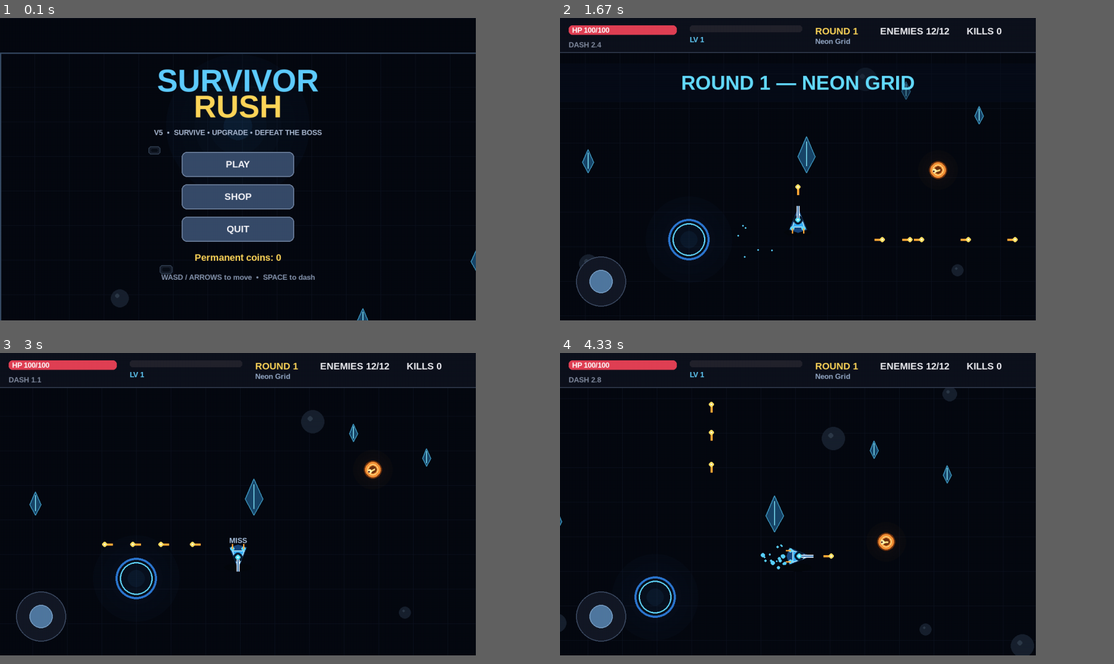
Above: before the commit, frames 1-4 (two rows, left to right).
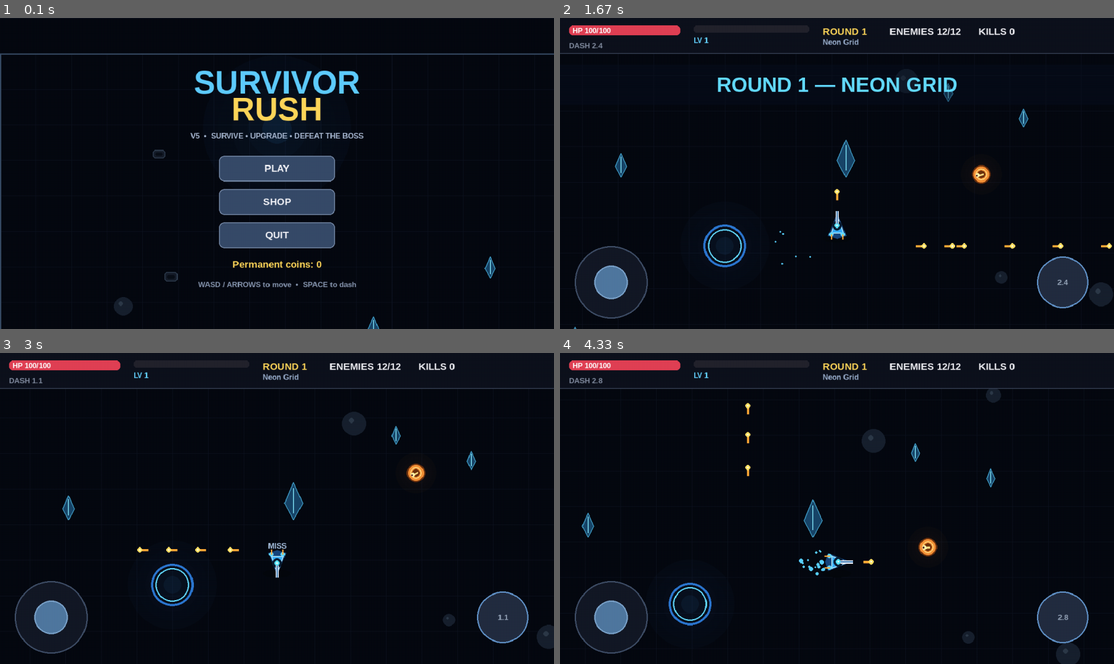
Above: after the commit, the same moments.

Repository: trx-sol/Survivor-Rush
Game: pygame game, started from main.py
Two runs of this game, one before a commit and one after it. Both use one fixed random seed, a clock stepped at 60 frames per second and the inputs below.
Inputs (mouse positions are in pixels of both pictures, inside the frame that each line leads up to):
- Up to frame 1 (0.1 s): no input
- Up to frame 2 (1.67 s): click (831, 164) at 0.38 s, where only the run before the commit has a clickable "PLAY"; press the mouse at (1030, 210) at 0.7 s; move the mouse to (958, 151) at 0.8 s; release the mouse at (886, 92) at 0.93 s; hold Right 1-1.47 s; move the mouse to (632, 179) at 1.03 s; tap Space at 1.07, 1.37, 1.57 s; hold Up from 1.5 s (still down); move the mouse to (820, 157) at 1.53 s
- Up to frame 3 (3 s): release Up at 1.8 s; hold Right 1.83-2.3 s; move the mouse to (343, 499) at 1.87 s; tap Space at 1.9, 2.2, 2.4, 2.7, 2.97 s; hold Left 2.33-2.87 s; move the mouse to (365, 464) at 2.37 s; hold Down from 2.9 s (still down); move the mouse to (232, 589) at 2.93 s
- Up to frame 4 (4.33 s): release Down at 3.2 s; hold Left 3.23-3.63 s; move the mouse to (715, 604) at 3.27 s; tap Space at 3.3, 3.6, 3.73, 4.13 s; hold Up 3.67-4.03 s; move the mouse to (892, 573) at 3.7 s; hold Right from 4.07 s (still down); move the mouse to (947, 418) at 4.1 s
The window is 773x492 before the commit and 900x506 after it. Grey fills any space a smaller window leaves; there, only what the larger window draws over its background counts as a difference.

The runs differ from the first frame. In frame 1, 11% of the frame differs, in the area x 0-100%, y 11-100%; in frame 2, 7.7%; in frame 3, 6.5%; in frame 4, 6.9%.

Commit message:
Enhance mobile resolution and touch controls
Refactor to support adaptive full-screen mobile resolution, including joystick and dash button adjustments. Implement touch controls for mobile gameplay.

Diff:
--- a/main.py
+++ b/main.py
@@ -21,10 +21,40 @@
 except Exception:
     pass
 
-WIDTH, HEIGHT = 1100, 700
+# ---------- adaptive full-screen mobile resolution ----------
+# Keep the existing game coordinate system, but widen the logical viewport
+# to exactly match the real device aspect ratio. This avoids letterbox bars
+# while preserving proportions. The final logical frame is scaled uniformly
+# to the display height.
+real_screen = pygame.display.set_mode((0, 0), pygame.FULLSCREEN)
+DISPLAY_W, DISPLAY_H = real_screen.get_size()
+if DISPLAY_W <= 0 or DISPLAY_H <= 0:
+    DISPLAY_W, DISPLAY_H = 1100, 700
+
+HEIGHT = 700
+DISPLAY_ASPECT = DISPLAY_W / max(1, DISPLAY_H)
+WIDTH = max(1000, round(HEIGHT * DISPLAY_ASPECT))
+
 WORLD_W, WORLD_H = 3200, 2200
 FPS = 60
 camera = pygame.Vector2(0, 0)
+
+_scale = DISPLAY_H / HEIGHT
+_scaled_size = (DISPLAY_W, DISPLAY_H)
+_blit_pos = (0, 0)
+
+def to_logical(px, py):
+    """Convert real-screen pixel coordinates into logical game coordinates."""
+    return px / _scale, py / _scale
+
+screen = pygame.Surface((WIDTH, HEIGHT))
+pygame.display.set_caption("Survivor Rush V6")
+clock = pygame.time.Clock()
+
+FONT = pygame.font.SysFont("arial", 22, bold=True)
+SMALL = pygame.font.SysFont("arial", 17, bold=True)
+BIG = pygame.font.SysFont("arial", 46, bold=True)
+TITLE = pygame.font.SysFont("arial", 72, bold=True)
 
 # ---------- worlds ----------
 # Distinct stages the game cycles through: each has its own map size, color
@@ -93,14 +123,6 @@
 ROUND_BOSS_TIME = 50.0
 BOSS_GUARD_RADIUS = 360.0
 PORTAL_RADIUS = 48.0
-screen = pygame.display.set_mode((WIDTH, HEIGHT))
-pygame.display.set_caption("Survivor Rush V5")
-clock = pygame.time.Clock()
-
-FONT = pygame.font.SysFont("arial", 22, bold=True)
-SMALL = pygame.font.SysFont("arial", 17, bold=True)
-BIG = pygame.font.SysFont("arial", 46, bold=True)
-TITLE = pygame.font.SysFont("arial", 72, bold=True)
 
 # ---------- sound ----------
 def tone(freq, duration=0.07, volume=0.20):
@@ -160,15 +182,28 @@
     if outline:
         pygame.draw.polygon(screen, outline, points, 2)
 
+# Cache glow surfaces by (radius, color, alpha) instead of rebuilding a
+# fresh SRCALPHA surface with 5 blended circles every single call, every
+# frame. This was the main source of frame-rate dips (and therefore the
+# perceived player "slowdown", since dt is capped and can't compensate for
+# slow frames) -- it got worse near the boss because the boss and portal
+# both draw large glow radii every frame once the boss spawns, on top of
+# every enemy's own glow.
+_glow_cache = {}
+
 def circle_glow(pos, radius, color, alpha=45):
     r = max(1, int(radius))
-    s = pygame.Surface((r*4, r*4), pygame.SRCALPHA)
-    for k in range(5, 0, -1):
-        rr = int(r * (k / 3))
-        a = max(1, alpha // k)
-        pygame.draw.circle(s, (*color, a), (r*2, r*2), rr)
+    key = (r, color, alpha)
+    surf = _glow_cache.get(key)
+    if surf is None:
+        surf = pygame.Surface((r*4, r*4), pygame.SRCALPHA)
+        for k in range(5, 0, -1):
+            rr = int(r * (k / 3))
+            a = max(1, alpha // k)
+            pygame.draw.circle(surf, (*color, a), (r*2, r*2), rr)
+        _glow_cache[key] = surf
     sx, sy = world_to_screen(pos[0], pos[1])
-    screen.blit(s, (sx-r*2, sy-r*2))
+    screen.blit(surf, (sx-r*2, sy-r*2))
 
 # ---------- particles ----------
 particles = []
@@ -716,19 +751,70 @@
     choices = []
     state="playing"
 
-# ---------- joystick ----------
-joy_center=pygame.Vector2(95,HEIGHT-90)
+# ---------- mobile controls ----------
+# Controls are kept in logical coordinates, so their physical size grows
+# naturally with the device scale.
+JOY_RADIUS = 82
+JOY_KNOB_RADIUS = 38
+JOY_TOUCH_RADIUS = 120
+joy_center=pygame.Vector2(115,HEIGHT-105)
 joy_pos=joy_center.copy()
 joy_active=False
+joy_finger_id=None
+joy_vector=pygame.Vector2(0,0)
+
+DASH_RADIUS = 58
+dash_center=pygame.Vector2(WIDTH-115,HEIGHT-105)
+dash_pressed=False
 
 def get_joy():
-    global joy_pos
+    global joy_pos, joy_vector
     if not joy_active:
         joy_pos=joy_center.copy()
-        return pygame.Vector2(0,0)
+        # Smoothly return the movement vector to zero.
+        joy_vector *= 0.72
+        if joy_vector.length_squared() < 0.0004:
+            joy_vector.update(0,0)
+        return joy_vector.copy()
+
     d=joy_pos-joy_center
-    if d.length()>55: d.scale_to_length(55)
-    return d/55
+    if d.length()>JOY_RADIUS:
+        d.scale_to_length(JOY_RADIUS)
+
+    target=d/JOY_RADIUS
+    # Smooth joystick input to reduce Android touch jitter.
+    joy_vector += (target-joy_vector)*0.35
+    return joy_vector.copy()
+
+def dash_rect():
+    return pygame.Rect(
+        int(dash_center.x-DASH_RADIUS),
+        int(dash_center.y-DASH_RADIUS),
+        int(DASH_RADIUS*2),
+        int(DASH_RADIUS*2),
+    )
+
+def draw_mobile_controls():
+    # Joystick
+    pygame.draw.circle(screen,(20,25,38),
+                       (int(joy_center.x),int(joy_center.y)),JOY_RADIUS)
+    pygame.draw.circle(screen,(65,80,105),
+                       (int(joy_center.x),int(joy_center.y)),JOY_RADIUS,3)
+    p=joy_pos if joy_active else joy_center
+    pygame.draw.circle(screen,(80,120,160),
+                       (int(p.x),int(p.y)),JOY_KNOB_RADIUS)
+    pygame.draw.circle(screen,(125,165,205),
+                       (int(p.x),int(p.y)),JOY_KNOB_RADIUS,3)
+
+    # Dash button
+    pygame.draw.circle(screen,(35,45,65),
+                       (int(dash_center.x),int(dash_center.y)),DASH_RADIUS)
+    pygame.draw.circle(screen,(100,150,205),
+                       (int(dash_center.x),int(dash_center.y)),DASH_RADIUS,3)
+    if player.dash_cd <= 0:
+        text("DASH",dash_center,(120,220,255),SMALL,True)
+    else:
+        text(f"{player.dash_cd:.1f}",dash_center,(150,165,185),SMALL,True)
 
 # ---------- menus ----------
 def button(rect,label,enabled=True):
@@ -832,12 +918,19 @@
 
 # ---------- Android touch support ----------
 def finger_pos(event):
-    return int(event.x * WIDTH), int(event.y * HEIGHT)
+    # event.x / event.y are normalized [0, 1] across the *real* device
+    # window (including any letterbox bars), so convert through real
+    # screen pixels first, then into logical game coordinates.
+    px = event.x * DISPLAY_W
+    py = event.y * DISPLAY_H
+    return to_logical(px, py)
 
 # ---------- main loop ----------
 running=True
 while running:
-    dt=min(clock.tick(FPS)/1000, .033)
+    # Keep movement time-based. A small upper clamp prevents a long pause
+    # (for example when Android resumes the app) from causing a huge jump.
+    dt=min(clock.tick(FPS)/1000, .050)
     for event in pygame.event.get():
         if event.type==pygame.QUIT:
             running=False
@@ -850,7 +943,63 @@
 
         if event.type==pygame.FINGERDOWN:
             mx, my = finger_pos(event)
-            event_pos = (mx, my)
+
+            if state=="menu":
+                if button((WIDTH//2-130,310,260,58),"PLAY").collidepoint(mx,my):
+                    reset_run()
+                elif button((WIDTH//2-130,385,260,58),"SHOP").collidepoint(mx,my):
+                    state="shop"
+                elif button((WIDTH//2-130,460,260,58),"QUIT").collidepoint(mx,my):
+                    running=False
+
+            elif state=="shop":
+                if button((WIDTH//2-220,210,200,55),"DAMAGE  50").collidepoint(mx,my) and save["coins"]>=50:
+                    save["coins"]-=50; save["damage"]+=1
+                if button((WIDTH//2+20,210,200,55),"HP  50").collidepoint(mx,my) and save["coins"]>=50:
+                    save["coins"]-=50; save["hp"]+=1
+                if button((WIDTH//2-220,285,200,55),"SPEED  50").collidepoint(mx,my) and save["coins"]>=50:
+                    save["coins"]-=50; save["speed"]+=1
+                if button((WIDTH//2-130,510,260,55),"BACK").collidepoint(mx,my):
+                    state="menu"
+
+            elif state=="levelup":
+                for i in range(3):
+                    r=pygame.Rect(90+i*330,270,290,150)
+                    if r.collidepoint(mx,my):
+                        choose_upgrade(i)
+
+            elif state in ("gameover","win"):
+                if button((WIDTH//2-130,440,260,58),"PLAY AGAIN").collidepoint(mx,my):
+                    reset_run()
+                if button((WIDTH//2-130,510,260,58),"MENU").collidepoint(mx,my):
+                    state="menu"
+
+            elif state=="playing":
+                # The left touch controls movement; the right touch control
+                # triggers dash. Track the finger so a second finger cannot
+                # accidentally take over or release the joystick.
+                if math.hypot(mx-joy_center.x,my-joy_center.y) < JOY_TOUCH_RADIUS and my > HEIGHT-210:
+                    if joy_finger_id is None:
+                        joy_finger_id = event.finger_id
+                        joy_active=True
+                        joy_pos=pygame.Vector2(mx,my)
+                elif math.hypot(mx-dash_center.x,my-dash_center.y) <= DASH_RADIUS*1.35:
+                    player.dash()
+                    dash_pressed=True
+
+        if event.type==pygame.FINGERMOTION:
+            if joy_active and event.finger_id == joy_finger_id:
+                mx, my = finger_pos(event)
+                joy_pos=pygame.Vector2(mx,my)
+
+        if event.type==pygame.FINGERUP:
+            if event.finger_id == joy_finger_id:
+                joy_active=False
+                joy_finger_id=None
+                joy_pos=joy_center.copy()
+
+        if event.type==pygame.MOUSEBUTTONDOWN:
+            mx,my=to_logical(*event.pos)
             if state=="menu":
                 if button((WIDTH//2-130,310,260,58),"PLAY").collidepoint(mx,my):
                     reset_run()
@@ -878,53 +1027,14 @@
                 if button((WIDTH//2-130,510,260,58),"MENU").collidepoint(mx,my):
                     state="menu"
             elif state=="playing":
-                if math.hypot(mx-joy_center.x,my-joy_center.y)<100 and my>HEIGHT-190:
+                if math.hypot(mx-joy_center.x,my-joy_center.y)<JOY_TOUCH_RADIUS and my>HEIGHT-210:
                     joy_active=True
                     joy_pos=pygame.Vector2(mx,my)
-
-        if event.type==pygame.FINGERMOTION and joy_active:
-            mx, my = finger_pos(event)
-            joy_pos=pygame.Vector2(mx,my)
-
-        if event.type==pygame.FINGERUP:
-            joy_active=False
-            joy_pos=joy_center.copy()
-
-        if event.type==pygame.MOUSEBUTTONDOWN:
-            mx,my=event.pos
-            if state=="menu":
-                if button((WIDTH//2-130,310,260,58),"PLAY").collidepoint(mx,my):
-                    reset_run()
-                elif button((WIDTH//2-130,385,260,58),"SHOP").collidepoint(mx,my):
-                    state="shop"
-                elif button((WIDTH//2-130,460,260,58),"QUIT").collidepoint(mx,my):
-                    running=False
-            elif state=="shop":
-                if button((WIDTH//2-220,210,200,55),"DAMAGE  50").collidepoint(mx,my) and save["coins"]>=50:
-                    save["coins"]-=50; save["damage"]+=1
-                if button((WIDTH//2+20,210,200,55),"HP  50").collidepoint(mx,my) and save["coins"]>=50:
-                    save["coins"]-=50; save["hp"]+=1
-                if button((WIDTH//2-220,285,200,55),"SPEED  50").collidepoint(mx,my) and save["coins"]>=50:
-                    save["coins"]-=50; save["speed"]+=1
-                if button((WIDTH//2-130,510,260,55),"BACK").collidepoint(mx,my):
-                    state="menu"
-            elif state=="levelup":
-                for i in range(3):
-                    r=pygame.Rect(90+i*330,270,290,150)
-                    if r.collidepoint(mx,my):
-                        choose_upgrade(i)
-            elif state in ("gameover","win"):
-                if button((WIDTH//2-130,440,260,58),"PLAY AGAIN").collidepoint(mx,my):
-                    reset_run()
-                if button((WIDTH//2-130,510,260,58),"MENU").collidepoint(mx,my):
-                    state="menu"
-            elif state=="playing":
-                if math.hypot(mx-joy_center.x,my-joy_center.y)<80 and my>HEIGHT-180:
-                    joy_active=True
-                    joy_pos=pygame.Vector2(mx,my)
+                elif math.hypot(mx-dash_center.x,my-dash_center.y)<=DASH_RADIUS*1.35:
+                    player.dash()
 
         if event.type==pygame.MOUSEMOTION and joy_active:
-            joy_pos=pygame.Vector2(event.pos)
+            joy_pos=pygame.Vector2(to_logical(*event.pos))
 
         if event.type==pygame.MOUSEBUTTONUP:
             joy_active=False
@@ -1223,7 +1333,7 @@
         player.draw()
         draw_effects()
         draw_hud()
-        draw_joystick()
+        draw_mobile_controls()
 
         if round_banner > 0:
             alpha = min(255, int(round_banner/3.0*255))
@@ -1265,6 +1375,15 @@
         button((WIDTH//2-130,440,260,58),"PLAY AGAIN")
         button((WIDTH//2-130,510,260,58),"MENU")
 
+    # The logical surface is sized to the device aspect ratio, so this is
+    # a uniform scale with no letterbox bars and no aspect-ratio distortion.
+    # Use the faster scale operation on Android; smoothscale here costs a
+    # full-frame high-quality resize every frame.
+    if _scale == 1.0 and screen.get_size() == real_screen.get_size():
+        real_screen.blit(screen, (0,0))
+    else:
+        scaled = pygame.transform.scale(screen, _scaled_size)
+        real_screen.blit(scaled, _blit_pos)
     pygame.display.flip()
 
 pygame.quit()
